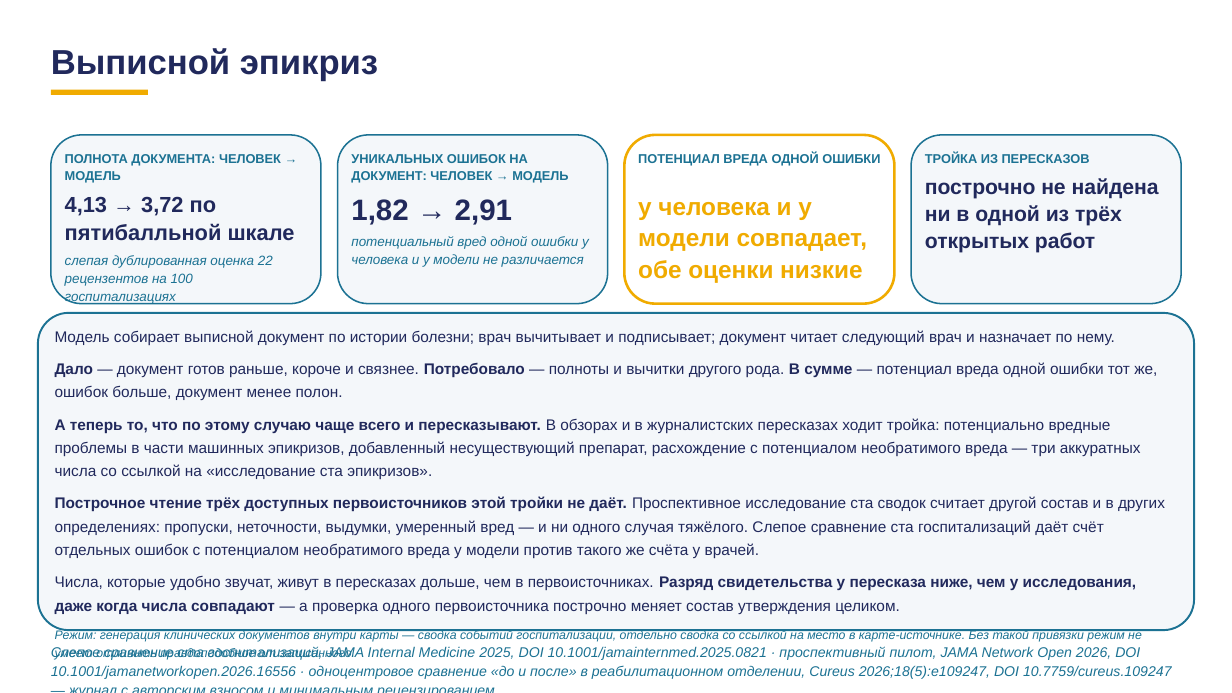
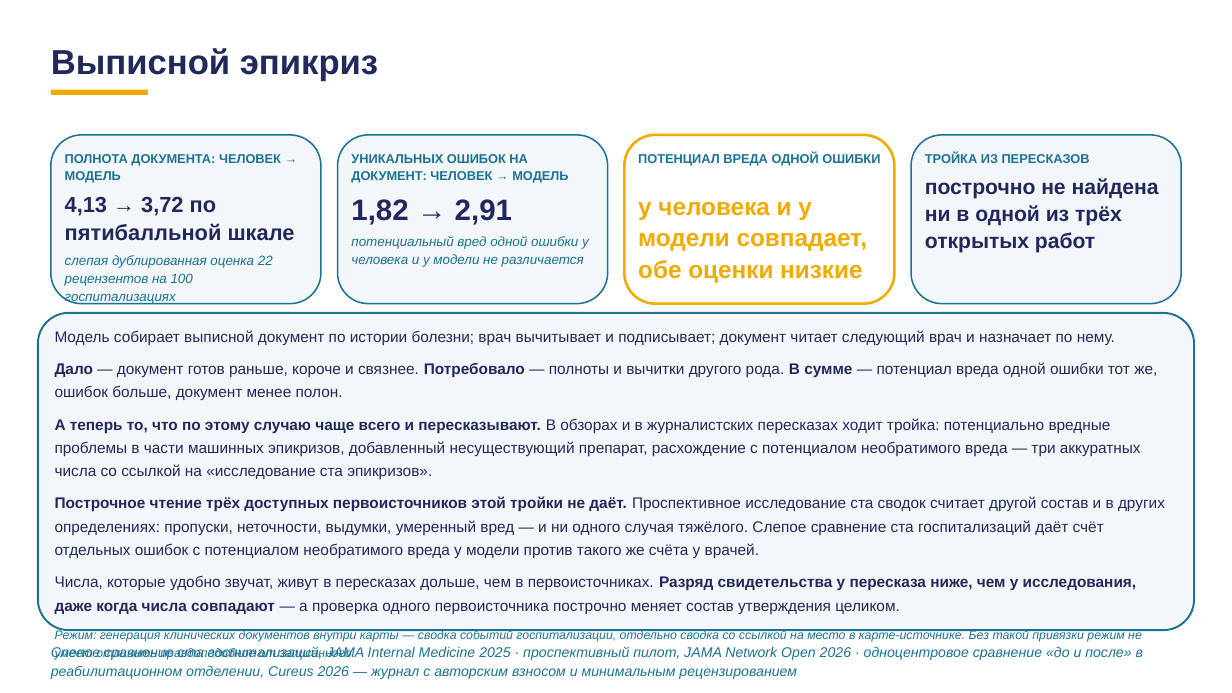
Before and after one commit to tellina-study/AI-usage-lessons, a slide deck: slide 65 of library/lectures/lec-07/rework/deck/lec-07-karkas.pptx. Drawn at 1232x693 pixels with LibreOffice and Linux fonts; fonts in the diff are those of the drawing. Boxes give left, top, right and bottom in pixels: in the first picture for what was removed or moved away, otherwise in the second. Text is boxed around its words. In the diff, an @@ line names an element or a change of style, - is before the commit and + after.

```diff
--- a/library/lectures/lec-07/rework/deck/lec-07-karkas.pptx
+++ b/library/lectures/lec-07/rework/deck/lec-07-karkas.pptx
@@ text at <box>51,646,1143,679</box>: text changed @@
-Слепое сравнение ста госпитализаций, JAMA Internal Medicine 2025, DOI 10.1001/jamainternmed.2025.0821 · проспективный пилот, JAMA Network Open 2026, DOI 10.1001/jamanetworkopen.2026.16556 · одноцентровое сравнение «до и после» в реабилитационном отделении, Cureus 2026;18(5):e109247, DOI 10.7759/cureus.109247 — журнал с авторским взносом и минимальным рецензированием
+Слепое сравнение ста госпитализаций, JAMA Internal Medicine 2025 · проспективный пилот, JAMA Network Open 2026 · одноцентровое сравнение «до и после» в реабилитационном отделении, Cureus 2026 — журнал с авторским взносом и минимальным рецензированием
```
Also in this commit, not shown: 7 other slides changed, 10 other files.
